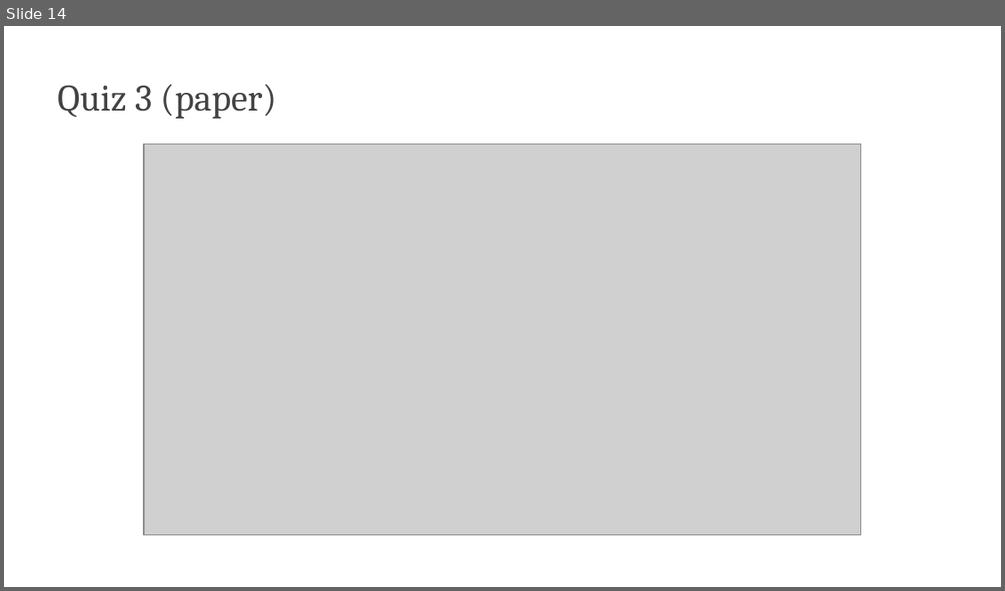
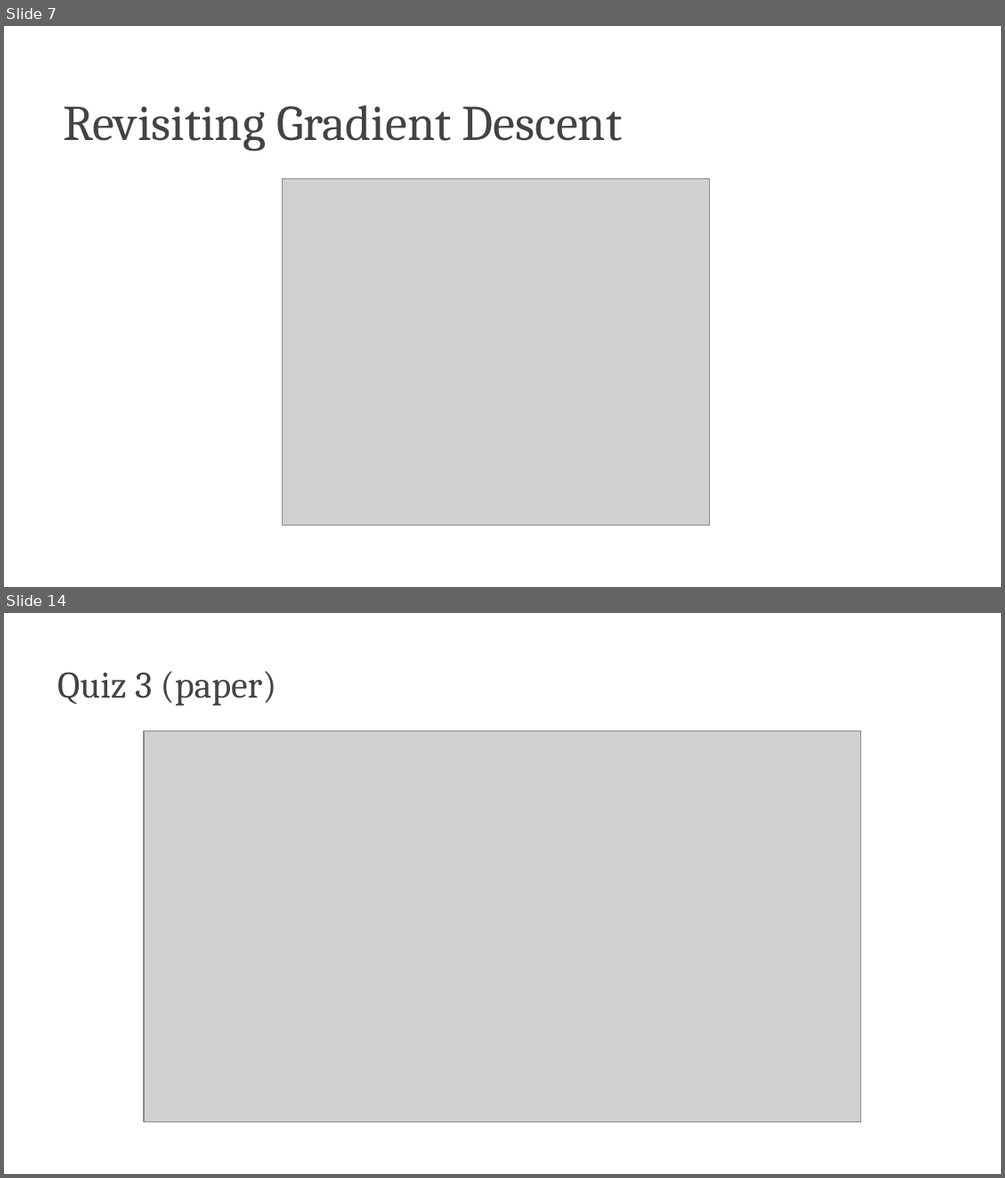
Before and after one commit to edavalosanaya/CSCI3495_NLP_LLMs_Student, a slide deck: weeks/week-05/class-02/lecture/slides.pptx. Shown one above the other, each under a label of ours: slide 14 before the commit, slides 7 and 14 after it; the slides between them are not shown. The pictures are 1005x591 and 1005x1178 pixels, drawn with LibreOffice and Linux fonts; fonts in the diff are those of the drawing; grey boxes stand for pictures; background and template pictures are left out. Boxes give left, top, right and bottom in pixels: in the first picture for what was removed or moved away, otherwise in the second. Text is boxed around its words. In the diff, an @@ line names an element or a change of style, - is before the commit and + after.

```diff
--- a/weeks/week-05/class-02/lecture/slides.pptx
+++ b/weeks/week-05/class-02/lecture/slides.pptx
@@ slide 7 added at [4,26,1001,587], background #FFFFFF @@
@@ title added at [64,105,622,151], 36 pt, text #434343 @@
+Revisiting Gradient Descent
@@ picture added at [282,178,710,525] @@
```
Also in this commit, not shown: 1 slide changed, 12 other slides added, 14 slides removed, 35 other files.
